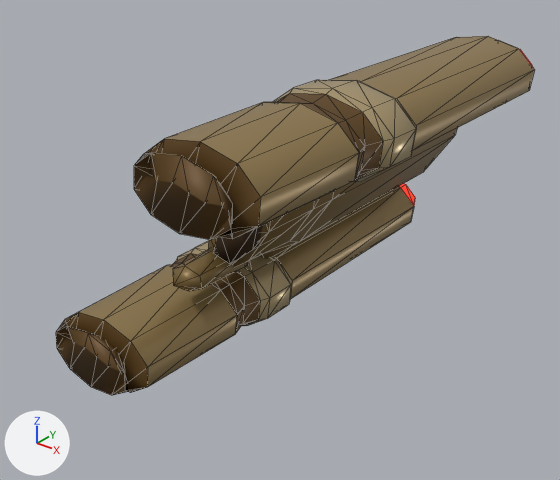
A saved change to the glTF model public/models/enemies/newsh8-19-f4.glb.
One viewpoint serves both versions: a camera (50 mm lens) standing at (0.825, -1.156, 0.583) and looking at (-0.035, -0.08, -0.084). Every picture has the same lights, and +X, +Y and +Z are marked at lower left. The first picture is the older version. Mesh edges are drawn as thin lines.

In view in the first picture: 'newsh8-19-f4'.
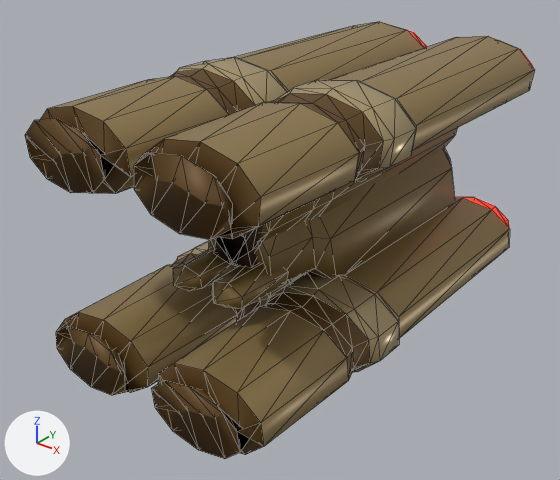
What differs and where, as boxes (x1, y1, x2, y2) in the pictures (560 x 480 px):
'newsh8-19-f4-76', added
    after: (25, 22, 510, 459)
    faces in mat_pal_26_nsh8_19 (brown #9a8255): (48, 22, 510, 446)
    faces in mat_pal_22_nsh8_19 (brown #654920): (25, 69, 370, 459)
    faces in mat_pal_24_nsh8_19 (brown #7d6538): (212, 147, 455, 309)
    faces in mat_pal_28_nsh8_19 (beige #b6a279): (176, 57, 399, 372)
    faces in mat_pal_19_nsh8_19 (brown #382408): (215, 235, 257, 268)

The change, as a diff of the scene's bpy script:
```diff
--- a/public/models/enemies/newsh8-19-f4.glb.py
+++ b/public/models/enemies/newsh8-19-f4.glb.py
@@ me_newsh8_19_f4_76 @@
+me_newsh8_19_f4_76.from_pydata(...)  # 312 vertices, 576 faces; spans x -0.251..0.251, y -0.492..0.492, z -0.264..0.264
+# faces by material slot: [80, 120, 176, 120, 60, 20]
+me_newsh8_19_f4_76.materials.append(mat_pal_26_nsh8_19)  # brown #9a8255
+me_newsh8_19_f4_76.materials.append(mat_pal_28_nsh8_19)  # beige #b6a279
+me_newsh8_19_f4_76.materials.append(mat_pal_22_nsh8_19)  # brown #654920
+me_newsh8_19_f4_76.materials.append(mat_pal_24_nsh8_19)  # brown #7d6538
+me_newsh8_19_f4_76.materials.append(mat_pal_119_nsh8_19)  # red #d31400, glowing red #ff1b00
+me_newsh8_19_f4_76.materials.append(mat_pal_19_nsh8_19)  # brown #382408
@@ ob_newsh8_19_f4_76 @@
+ob_newsh8_19_f4_76 = bpy.data.objects.new('newsh8-19-f4-76', me_newsh8_19_f4_76)
+ob_newsh8_19_f4_76.location = (0.0, 0.0, 0.0)
```
